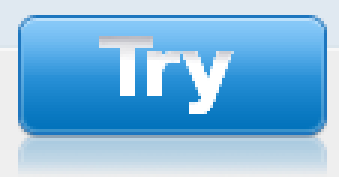
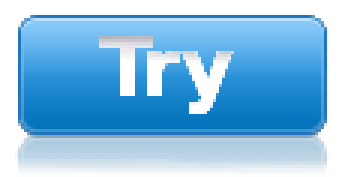
Revision of a layered w=339, h=177 image; what changed, layer by layer:
painted on "Pasted Layer" over [left=0, top=0, right=339, bottom=177]
added layer "New Layer#1" over [left=0, top=0, right=339, bottom=177]
